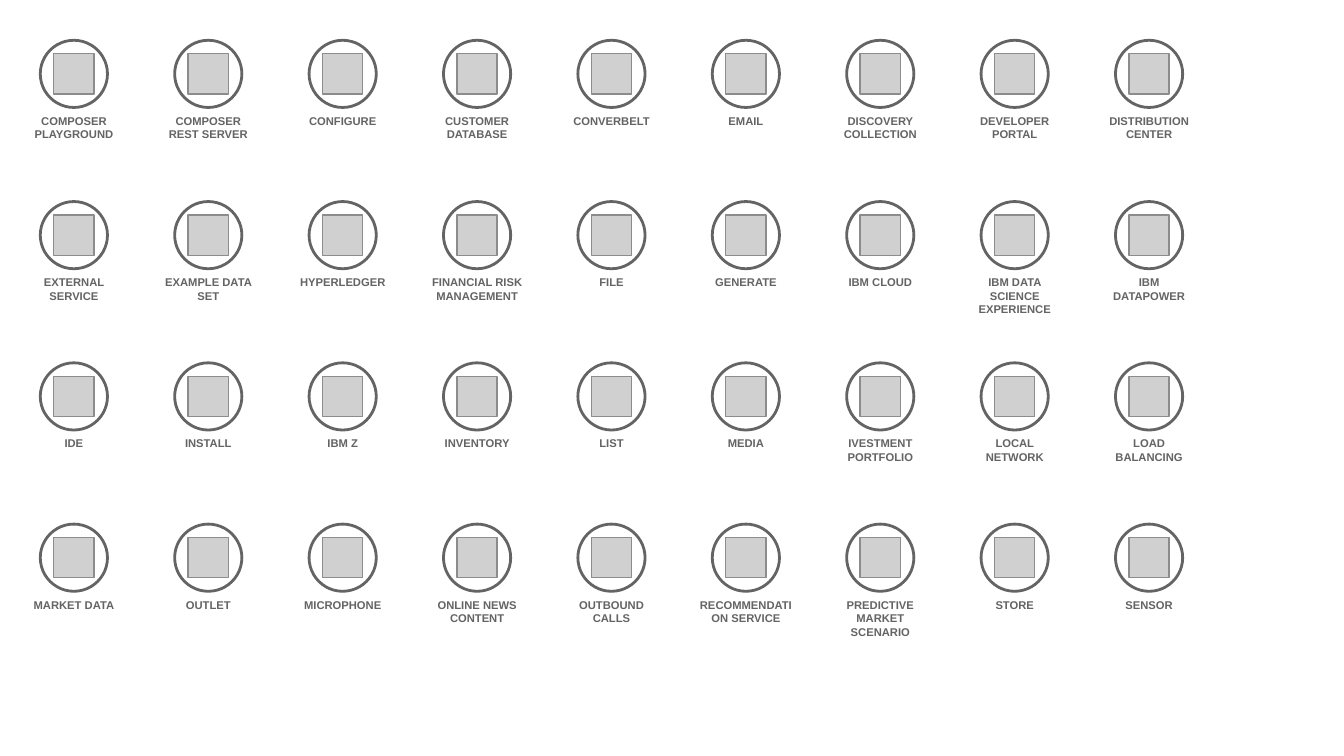
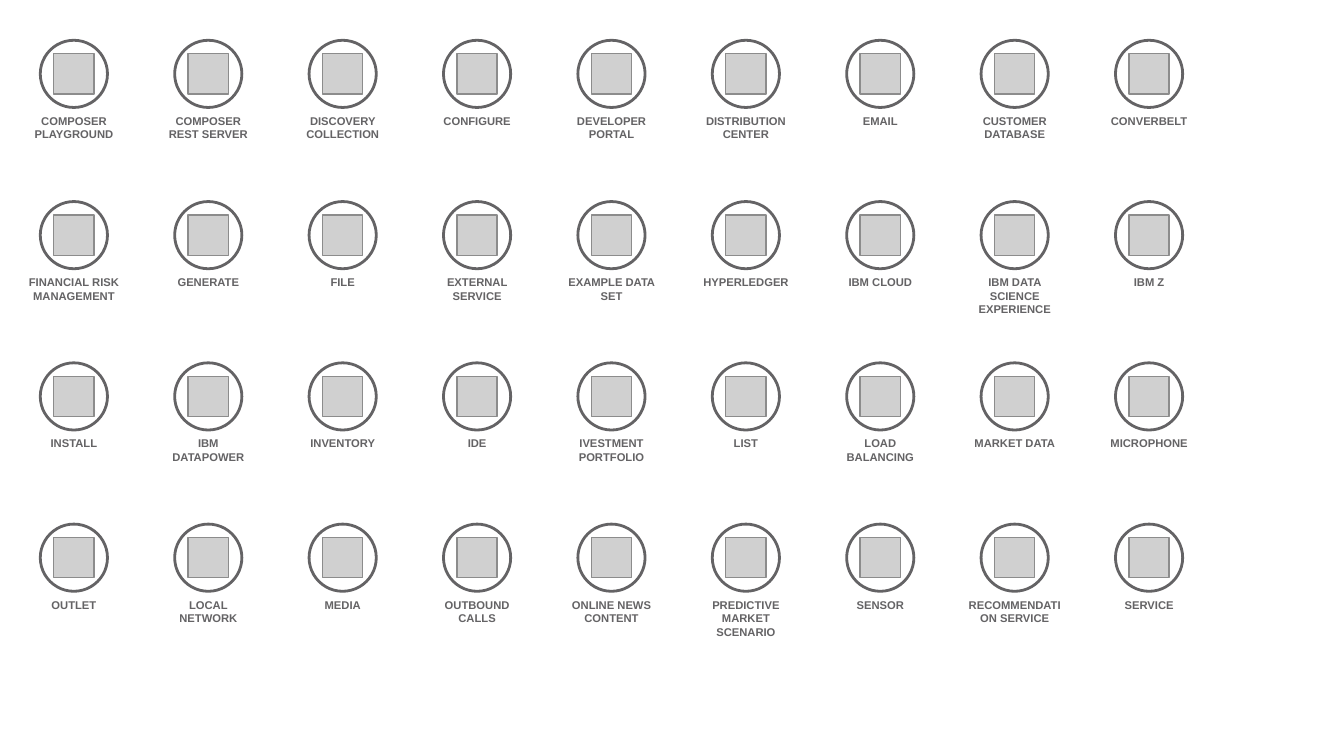
Before and after one commit to l2fprod/myarchitecture, a slide deck: slide 9 of mycatalog-architecture-diagram-template.pptx (slide 10 before the commit). Drawn at 1344x756 pixels with LibreOffice and Linux fonts; fonts in the diff are those of the drawing; grey boxes stand for pictures. Boxes give left, top, right and bottom in pixels: in the first picture for what was removed or moved away, otherwise in the second. Text is boxed around its words. In the diff, an @@ line names an element or a change of style, - is before the commit and + after.

```diff
--- a/mycatalog-architecture-diagram-template.pptx
+++ b/mycatalog-architecture-diagram-template.pptx
@@ text "DISCOVERY COLLECTION": place and size @@
-text "DISCOVERY COLLECTION" at <box>844,117,917,138</box>
+text "DISCOVERY COLLECTION" at <box>306,117,379,138</box>
@@ text removed at <box>445,117,509,138</box> @@
-CUSTOMER DATABASE
@@ text at <box>577,117,646,138</box>: text changed @@
-CONVERBELT
+DEVELOPER PORTAL
@@ text added at <box>706,117,786,138</box>, 6 pt, text #646365, bold @@
+DISTRIBUTION CENTER
@@ text at <box>983,117,1047,138</box>: text changed @@
-DEVELOPER PORTAL
+CUSTOMER DATABASE
@@ text at <box>1111,117,1187,125</box>: text changed @@
-DISTRIBUTION CENTER
+CONVERBELT
@@ text at <box>29,278,119,300</box>: text changed @@
-EXTERNAL SERVICE
+FINANCIAL RISK MANAGEMENT
@@ text at <box>178,278,239,286</box>: text changed @@
-EXAMPLE DATA SET
+GENERATE
@@ text at <box>331,278,355,286</box>: text changed @@
-HYPERLEDGER
+FILE
@@ text at <box>447,278,507,300</box>: text changed @@
-FINANCIAL RISK MANAGEMENT
+EXTERNAL SERVICE
@@ text at <box>568,278,655,300</box>: text changed @@
-FILE
+EXAMPLE DATA SET
@@ text at <box>703,278,788,286</box>: text changed @@
-GENERATE
+HYPERLEDGER
@@ text at <box>1134,278,1164,286</box>: text changed @@
-IBM DATAPOWER
+IBM Z
@@ text at <box>172,439,244,461</box>: text changed @@
-IBM Z
+IBM DATAPOWER
@@ text "IDE": place and size @@
-text "IDE" at <box>65,439,84,447</box>
+text "IDE" at <box>468,439,487,447</box>
@@ text added at <box>579,439,644,461</box>, 6 pt, text #646365, bold @@
+IVESTMENT PORTFOLIO
@@ text removed at <box>728,439,764,447</box> @@
-MEDIA
@@ text at <box>847,439,914,461</box>: text changed @@
-IVESTMENT PORTFOLIO
+LOAD BALANCING
@@ text at <box>974,439,1054,447</box>: text changed @@
-LOCAL NETWORK
+MARKET DATA
@@ text at <box>1110,439,1187,447</box>: text changed @@
-LOAD BALANCING
+MICROPHONE
@@ 4 texts: place and size @@
-4 texts at <box>309,117,763,622</box>
+4 texts at <box>443,117,898,622</box>
@@ 5 texts: place and size @@
-5 texts at <box>185,439,914,636</box>
+5 texts at <box>51,439,779,636</box>
@@ text removed at <box>34,601,114,609</box> @@
-MARKET DATA
@@ text added at <box>179,601,237,622</box>, 6 pt, text #646365, bold @@
+LOCAL NETWORK
@@ text at <box>325,601,361,609</box>: text changed @@
-MICROPHONE
+MEDIA
@@ text removed at <box>731,614,780,622</box> @@
-RECOMMENDATION SERVICE
@@ text added at <box>857,601,904,609</box>, 6 pt, text #646365, bold @@
+SENSOR
@@ text at <box>1000,614,1049,622</box>: text changed @@
-STORE
+RECOMMENDATION SERVICE
@@ text at <box>1125,601,1174,609</box>: text changed @@
-SENSOR
+SERVICE
```
Also in this commit, not shown: 8 other slides changed, 1 slide removed.
